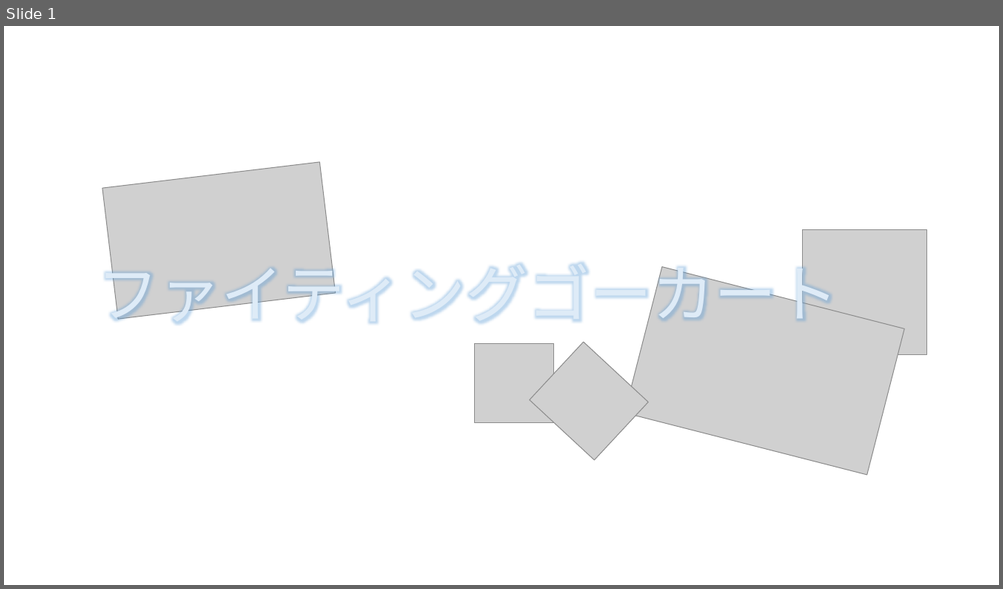
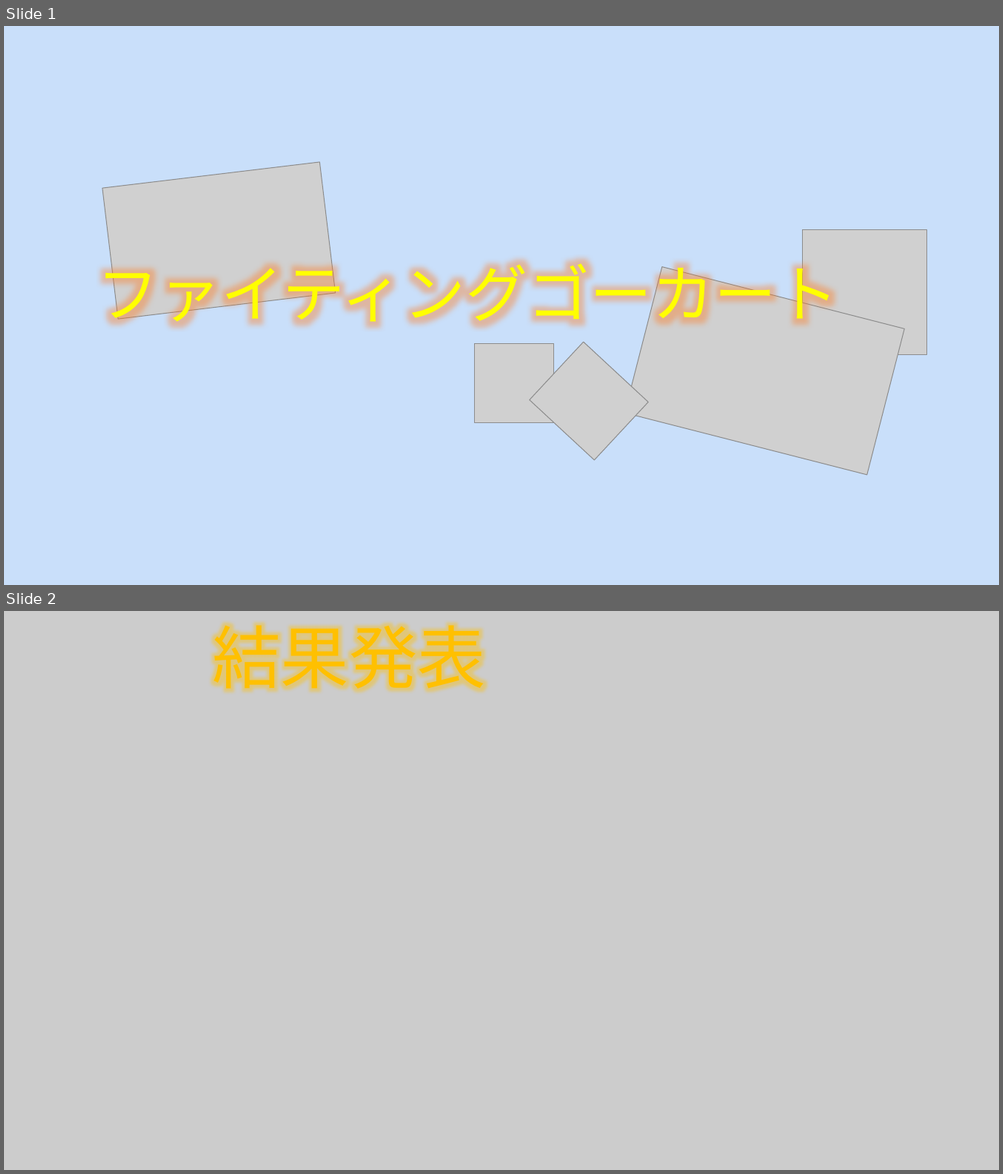
Before and after one commit to MizukiKato0416/sotsugyou_time_kato, a slide deck: PSD/タイトルロゴ.pptx. Shown one above the other, each under a label of ours: slide 1 before the commit, slides 1 and 2 after it. The pictures are 1003x589 and 1003x1174 pixels, drawn with LibreOffice and Linux fonts; fonts in the diff are those of the drawing; grey boxes stand for pictures; background and template pictures are left out. Boxes give left, top, right and bottom in pixels: in the first picture for what was removed or moved away, otherwise in the second. Text is boxed around its words. In the diff, an @@ line names an element or a change of style, - is before the commit and + after.

Commit message:
結果発表２

```diff
--- a/PSD/タイトルロゴ.pptx
+++ b/PSD/タイトルロゴ.pptx
@@ slide 2 added at <box>4,611,999,1170</box>, background picture (left out) @@
@@ rectangle added at <box>4,611,999,1170</box>, fill #000000 at 20% opacity @@
@@ text added at <box>213,613,486,700</box>, 66 pt, text gradient #FFF2CC to #FFC000 to #FFF2E3 @@
+結果発表
@@ slide 1 changed as well @@
@@ background #FFFFFF to #C9DFFA @@
@@ text "ファイティングゴーカート" at <box>97,254,838,332</box>: text colour gradient #DEEBF7 to #5B9BD5 to gradient #FFFFC5 to #FFFF00 to #FFFFDA, letter outline #000000 0.5 pt to #000000 2.25 pt @@
```
Also in this commit, not shown: 1 slide removed.
